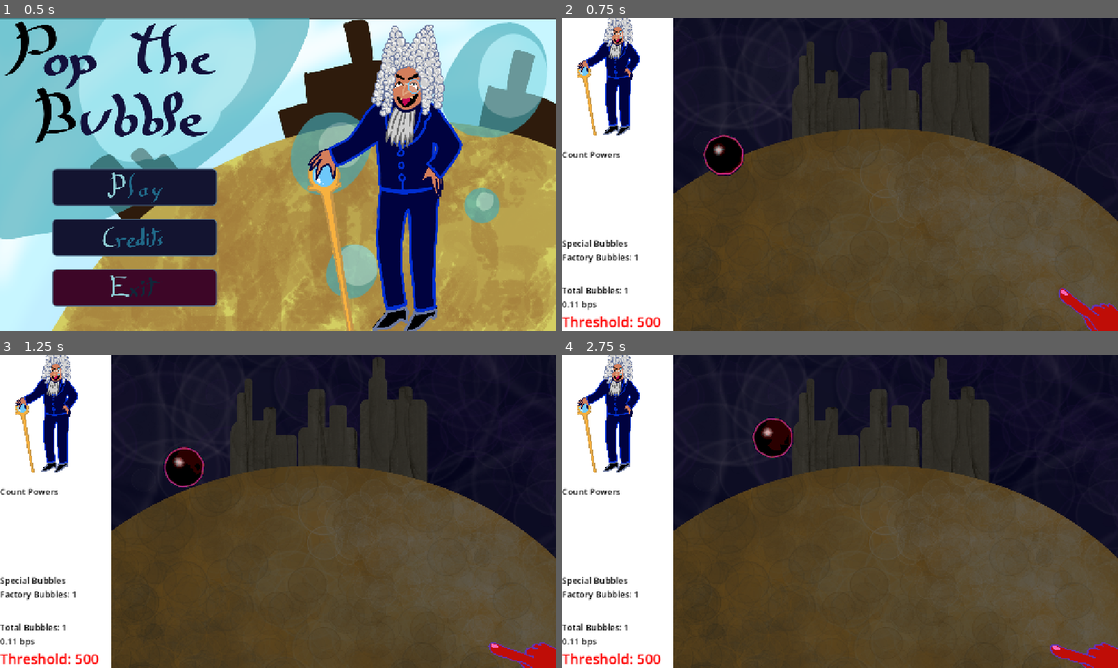
Above: before the commit, frames 1-4 (two rows, left to right).
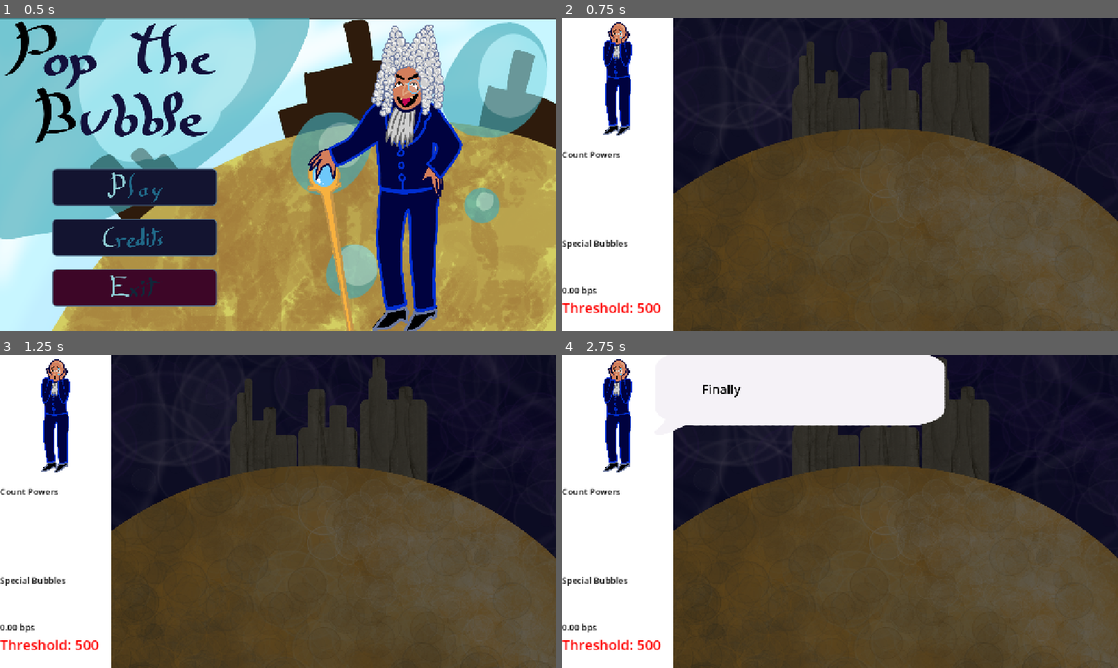
Above: after the commit, the same moments.

Repository: Isaac-SOL/Pop-the-Bubble
Game: Godot game, scene res://scenes/level/main_menu.tscn
Same seed, same stepped clock (60 frames per second), same inputs: the game is played once before the commit and once after it.
Inputs (mouse positions are in pixels of both pictures, inside the frame that each line leads up to):
- Up to frame 1 (0.5 s): no input
- Up to frame 2 (0.75 s): click (695, 187) at 0.5 s
- Up to frame 3 (1.25 s): no input
- Up to frame 4 (2.75 s): move the mouse to (962, 495) at 1.27 s; press the mouse at (962, 495) at 1.28 s; release the mouse at (962, 495) at 2 s; drag from (728, 527) to (606, 511) at 2.02 s

Frame 1 is identical in both runs. In frame 2, 3.4% of the frame differs, in the area x 0-100%, y 0-100%; in frame 3, 3.3%; in frame 4, 14%.

Commit message:
Added intro dialogue

Diff:
--- a/scenes/count/dialogue.tscn
+++ b/scenes/count/dialogue.tscn
@@ -2,19 +2,36 @@
 
 [ext_resource type="Texture2D" uid="uid://b3lj5wpmd6w37" path="res://assets/models/chat_bubble/chat_bubble_normal.png" id="1_h2kaj"]
 [ext_resource type="Script" uid="uid://dkqj3hobakwsg" path="res://scripts/count/dialogue.gd" id="1_rckdv"]
+[ext_resource type="Script" uid="uid://b038wgl6janrt" path="res://addons/leeklib/shaker_2d.gd" id="2_gfdhp"]
+[ext_resource type="Texture2D" uid="uid://dor38s3oe0g2p" path="res://assets/models/chat_bubble/chat_bubble_vener.png" id="4_g2tjv"]
 
 [node name="Dialogue" type="Node2D" unique_id=2113910368]
 script = ExtResource("1_rckdv")
+characters_per_sec = 45.0
 
-[node name="ChatBubbleNormal" type="Sprite2D" parent="." unique_id=797257149]
-scale = Vector2(1.026597, 0.7998045)
+[node name="Shaker2D" type="Node2D" parent="." unique_id=35622890]
+unique_name_in_owner = true
+script = ExtResource("2_gfdhp")
+shake_interval = 0.025
+metadata/_custom_type_script = "uid://b038wgl6janrt"
+
+[node name="ChatBubbleNormal" type="Sprite2D" parent="Shaker2D" unique_id=797257149]
+unique_name_in_owner = true
+scale = Vector2(2.054, 1.6)
 texture = ExtResource("1_h2kaj")
 
-[node name="RichTextLabel_dialogue" type="RichTextLabel" parent="." unique_id=25199291]
-offset_left = -360.00003
-offset_top = -88.00001
-offset_right = 728.0
-offset_bottom = 167.0
+[node name="ChatBubbleVener" type="Sprite2D" parent="Shaker2D" unique_id=145281027]
+unique_name_in_owner = true
+visible = false
+scale = Vector2(2.054, 1.6)
+texture = ExtResource("4_g2tjv")
+
+[node name="RichTextLabel_dialogue" type="RichTextLabel" parent="Shaker2D" unique_id=25199291]
+unique_name_in_owner = true
+offset_left = -670.9034
+offset_top = -160.86798
+offset_right = 1354.5933
+offset_bottom = 313.8578
 scale = Vector2(0.6632629, 0.6632629)
 theme_override_colors/default_color = Color(0, 0, 0, 1)
 theme_override_font_sizes/normal_font_size = 45
@@ -23,6 +40,8 @@
 theme_override_font_sizes/italics_font_size = 45
 theme_override_font_sizes/mono_font_size = 45
 bbcode_enabled = true
+text = "[font_size=96]esirg rghs eirugh iesug seirug oseirg soirg soeirgoie spoergh segh[/font_size]"
 scroll_active = false
 horizontal_alignment = 1
 vertical_alignment = 1
+visible_characters_behavior = 1
--- a/scenes/level/main.tscn
+++ b/scenes/level/main.tscn
@@ -40,6 +40,14 @@
 [node name="Main" type="Node2D" unique_id=1852952808]
 script = ExtResource("1_0wfyh")
 lose_threshold = 500
+bbl_lvl_value = {
+0: 0,
+1: 2,
+2: 12,
+3: 75,
+4: 160,
+5: 350
+}
 
 [node name="background" type="Sprite2D" parent="." unique_id=1513136260]
 unique_name_in_owner = true
@@ -84,6 +92,7 @@
 unique_name_in_owner = true
 
 [node name="player_hand" parent="." unique_id=1849167851 instance=ExtResource("3_gjage")]
+unique_name_in_owner = true
 z_index = 100
 
 [node name="Camera2D" type="Camera2D" parent="." unique_id=1527596375]
@@ -91,6 +100,7 @@
 position = Vector2(640, 360)
 
 [node name="UI" type="CanvasLayer" parent="." unique_id=1149185917]
+follow_viewport_enabled = true
 
 [node name="ui_player" type="Control" parent="UI" unique_id=1560901353]
 layout_mode = 3
@@ -189,7 +199,7 @@
 unique_name_in_owner = true
 
 [node name="Dialogue" parent="UI/ui_player" unique_id=2113910368 instance=ExtResource("8_1bkat")]
-position = Vector2(368, 48)
+position = Vector2(545, 80)
 scale = Vector2(0.45, 0.45)
 
 [node name="ui_gameover" type="Control" parent="UI" unique_id=1256734271]
--- a/scripts/autoloads/Global.gd
+++ b/scripts/autoloads/Global.gd
@@ -18,3 +18,7 @@
 var dialogue_node: DialogueNode2D
 func set_dialogue_reference(node: Node) -> void:
 	dialogue_node = node
+
+
+func seconds(t: float) -> Signal:
+	return get_tree().create_timer(t, false).timeout
--- a/scripts/count/count.gd
+++ b/scripts/count/count.gd
@@ -14,15 +14,13 @@
 var rand_range: Vector2 = Vector2(10.0, 20.0)
 var rand_timer: Timer
 
-func _ready() -> void:
+func start_doing_actions():
 	rand_timer = Timer.new()
 	rand_timer.one_shot = true
 	add_child(rand_timer)
 	rand_timer.timeout.connect(count_action)
 	rand_timer.start(randf_range(rand_range.x,rand_range.y))
 
-
-
 func count_action()->void:
 	PowerManager.activate_random_power()
 	rand_timer.start(randf_range(rand_range.x,rand_range.y))
--- a/scripts/count/dialogue.gd
+++ b/scripts/count/dialogue.gd
@@ -1,29 +1,45 @@
 class_name DialogueNode2D extends Node2D
+
+signal dialogue_passed
 
 const DEFAULT_FADEOUT_TIME = 5 # Secondes
 
-var fadeout_time = DEFAULT_FADEOUT_TIME
-var duration_passed = -1.0
+@export var characters_per_sec: float = 5.0
+var visible_characters: float = 0.0
+var vener_mode: bool = false
 
 func _ready() -> void:
 	Global.set_dialogue_reference(self)
 	visible = false
 
 func _process(delta: float) -> void:
-	if duration_passed >= 0:
-		duration_passed += delta
-	if duration_passed >= fadeout_time:
-		clear_dialogue()
+	visible_characters += delta * characters_per_sec * (2.0 if vener_mode else 1.0)
+	%RichTextLabel_dialogue.visible_characters = floori(visible_characters)
 
 func clear_dialogue() -> void:
 	visible = false
-	$RichTextLabel_dialogue.text = ""
-	duration_passed = -1
-	fadeout_time = DEFAULT_FADEOUT_TIME
+	%RichTextLabel_dialogue.text = ""
 
-@warning_ignore("shadowed_variable")
-func set_dialogue(text: String, fadeout_time: float = DEFAULT_FADEOUT_TIME) -> void:
-	self.fadeout_time = fadeout_time
-	duration_passed = 0
-	$RichTextLabel_dialogue.text = text
+func set_dialogue(text: String, fadeout_time: float = DEFAULT_FADEOUT_TIME, vener: bool = false) -> void:
+	visible_characters = 0.0
+	%RichTextLabel_dialogue.text = "[font_size=96]%s[/font_size]" % text
 	visible = true
+
+	vener_mode = vener
+	%ChatBubbleNormal.visible = not vener
+	%ChatBubbleVener.visible = vener
+
+	if vener:
+		%Shaker2D.shake(2.0, fadeout_time if fadeout_time > 0.0 else 100.0, Tween.TransitionType.TRANS_QUAD, Tween.EaseType.EASE_IN)
+	else:
+		%Shaker2D.shake(0.0, 0.0)
+
+	if fadeout_time > 0.0:
+		await Global.seconds(fadeout_time)
+	else:
+		await dialogue_passed
+
+	clear_dialogue()
+
+func pass_dialogue():
+	dialogue_passed.emit()
--- a/scripts/level/main.gd
+++ b/scripts/level/main.gd
@@ -1,4 +1,10 @@
 class_name Main extends Node2D
+
+enum State {
+	INTRO,
+	CLICK_BUBBLE_START,
+	GAMING
+}
 
 const BUBBLE = preload("uid://btrnaiw5jker4")
 const NUGGET_EXPLOSION = preload("uid://5hna500nh7w")
@@ -7,6 +13,7 @@
 const PLANETE_BUBBLE_MOUILLEE_USINE = preload("uid://dki4bvktbg4tj")
 const PLANETE_BULLE_HERBE_USINE = preload("uid://dppwxq54fw3w3")
 
+var state := State.INTRO
 
 @onready var background: Sprite2D = %background
 @onready var label_threshold: Label = %LabelThreshold
@@ -17,23 +24,53 @@
 
 @export var lose_threshold: int = 200
 @export var bbl_lvl_value = {0:0, 1:2, 2:12, 3:75, 4: 160}
-var ini_spawn_bylvl = [0,0,0,1] #Nombre de bulles initiales
+var ini_spawn_bylvl = [0, 0, 0, 0] #Nombre de bulles initiales
 
 var spawn_rect: Rect2
 
 func _ready() -> void:
 	#Input.set_mouse_mode(Input.MOUSE_MODE_HIDDEN)
 	Global.set_main_reference(self)
-	AudioManager.playAudio_stream_music(&"feel_the_bubble")
 	label_threshold.text += str(lose_threshold)
 	spawn_rect = %SpawnRect.shape.get_rect()
 	spawn_rect.position += %SpawnRect.global_position
-	set_count_phase(0)
 	update_bubble_count()
 
+	%player_hand.visible = false
+	%player_hand.can_click = false
+
+	await Global.seconds(2.0)
+	Global.dialogue_node.set_dialogue("Finally... After such a long time...", 0)
+	await Global.dialogue_node.dialogue_passed
+	await Global.seconds(0.5)
+	Global.dialogue_node.set_dialogue("I, Count Louis von Bubble, have fused all industries of the world into a single, big bubble factory!", 0)
+	var big_bubble := spawn_bubble(%SpawnRect.position, 5, 1)[0]
+	big_bubble.speed = 0.0
+	await Global.dialogue_node.dialogue_passed
+	await Global.seconds(0.5)
+	Global.dialogue_node.set_dialogue("INFINITE GROWTH ! Right at my fingertips !", 0)
+	await Global.dialogue_node.dialogue_passed
+	await Global.seconds(0.5)
+	Global.dialogue_node.set_dialogue("I just need a little bit more, and then......", 0)
+
+	await Global.dialogue_node.dialogue_passed
+	%player_hand.can_click = true
+
+	await big_bubble.popped
+	%player_hand.visible = true
+	await Global.seconds(0.5)
+	Global.dialogue_node.set_dialogue("YOU ! Who do you think you are !?", 5, true)
+	AudioManager.playAudio_stream_music(&"feel_the_bubble")
+	%count.start_doing_actions()
+	set_count_phase(0)
 
 
-func spawn_bubble(pos: Vector2, level: int, qty: int = 1, types: Array = [])-> void:
+func _process(_delta: float) -> void:
+	if Input.is_action_pressed("left_click"):
+		Global.dialogue_node.pass_dialogue()
+
+func spawn_bubble(pos: Vector2, level: int, qty: int = 1, types: Array = []) -> Array[Bubble]:
+	var spawned: Array[Bubble] = []
 	for i in range(qty):
 		var bubble: Bubble = BUBBLE.instantiate()
 		bubble.bubble_level = level
@@ -44,7 +81,9 @@
 		bubble.spawn.connect(_on_bubble_spawn, ConnectFlags.CONNECT_APPEND_SOURCE_OBJECT)
 		Global.all_bubbles.append(bubble)
 		bubble.on_spawn()
-		check_lose()
+		spawned.append(bubble)
+	check_lose()
+	return spawned
 
 func update_bubble_count()-> void:
 	%LabelBubbles.text = "%d bubbles" % Global.all_bubbles.size()
@@ -60,6 +99,8 @@
 		%ui_gameover.show()
 
 func check_win()-> void:
+	if state != State.GAMING:
+		return
 	if Global.all_bubbles.size() <= 0:
 		%ui_victory.show()
 
--- a/scripts/objects/bubbles/bubble.gd
+++ b/scripts/objects/bubbles/bubble.gd
@@ -43,6 +43,8 @@
 		match bubble_level:
 			0:
 				bubble_color = Color.SKY_BLUE
+				set_collision_layer_value(3, false)
+				set_collision_mask_value(3, false)
 			1:
 				bubble_color = Color.DARK_BLUE
 			2:
@@ -51,7 +53,10 @@
 				bubble_color = Color.RED
 			4:
 				bubble_color = Color.DARK_RED
-
+			5:
+				scale = Vector2.ZERO
+				var scale_tween := create_tween().set_ease(Tween.EASE_OUT).set_trans(Tween.TRANS_QUAD)
+				scale_tween.tween_property(self, "scale", Vector2.ONE * 7, 2.0)
 
 	shader_material.set_shader_parameter("bubble_color", bubble_color)
 	shader_material.set_shader_parameter("rim_color", bubble_color+Color(0.1,0.1,0.1,0.0))
--- a/scripts/player/player_hand.gd
+++ b/scripts/player/player_hand.gd
@@ -4,6 +4,7 @@
 const rest_pos := Vector2(1265, 707)
 
 var curr_target: Node2D
+var can_click: bool = true
 
 func _process(delta: float) -> void:
 	#var updated_scale : float = min(1.0+Global.bubble_per_seconds/100.0, 5.0)
@@ -18,7 +19,7 @@
 		%HandPivot.rotation = curr_target.rotation
 		%HandPivot.position = Util.decayv2(%HandPivot.position, curr_target.position, 45 * delta)
 
-	if Input.is_action_just_pressed("left_click"):
+	if Input.is_action_just_pressed("left_click") and can_click:
 		var popped := false
 		for area in %Area.get_overlapping_areas():
 			if area is Bubble:
Binary file added: assets/models/chat_bubble/chat_bubble_vener.png
Not shown, added: assets/models/chat_bubble/chat_bubble_vener.png.import
Not shown: 2 places in scenes/objects/bubbles/bubble.tscn that only renumber resources
